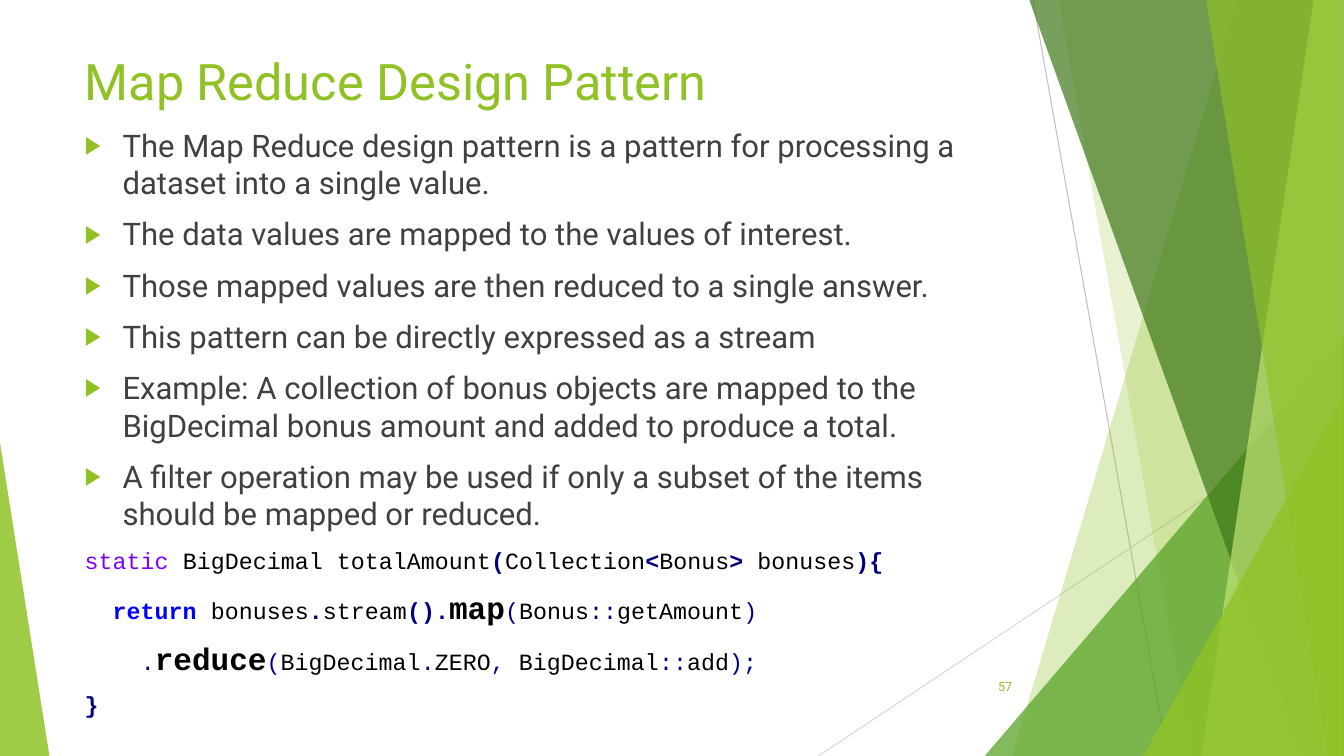
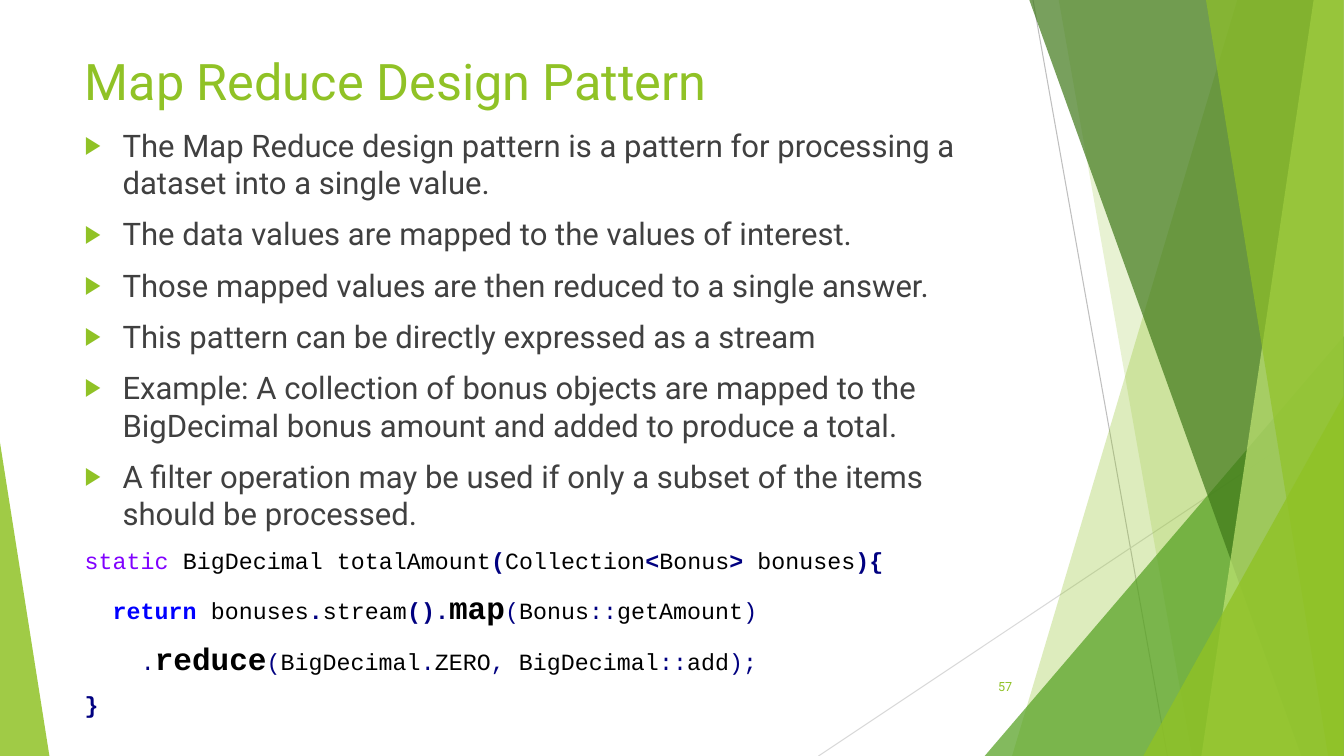
Before and after one commit to RichardRoda/2017-CodePaLOUsa-Lambda, a slide deck: slide 57 of Learning to Love the Lambda in the Stream.pptx. Drawn at 1344x756 pixels with LibreOffice and Linux fonts; fonts in the diff are those of the drawing. Boxes give left, top, right and bottom in pixels: in the first picture for what was removed or moved away, otherwise in the second. Text is boxed around its words. In the diff, an @@ line names an element or a change of style, - is before the commit and + after.

Commit message:
Fix parentheses error on terminal operation strategy slide. Misc other edits.

```diff
--- a/Learning to Love the Lambda in the Stream.pptx
+++ b/Learning to Love the Lambda in the Stream.pptx
@@ text at [123,464,922,532]: text changed @@
-▶ A filter operation may be used if only a subset of the items should be mapped or reduced.
+▶ A filter operation may be used if only a subset of the items should be processed.
```
Also in this commit, not shown: 4 other slides changed.
